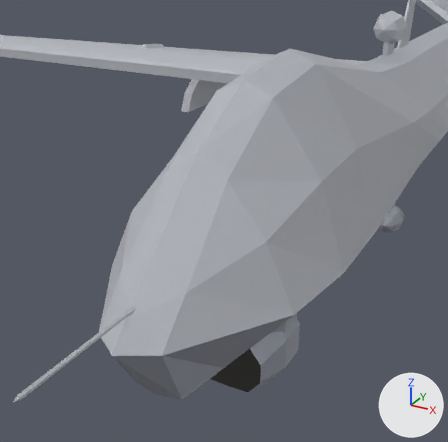
Renders of the Blender file resources/MQ-9v2.blend from each side of a commit.
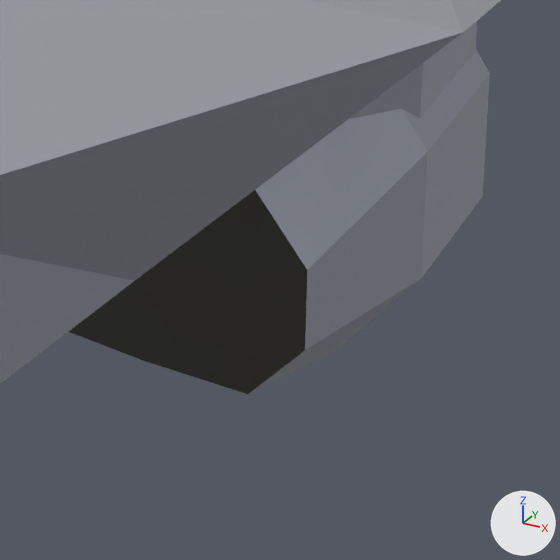
Each version appears first from a 50 mm camera at (1.282, -7.192, 1.401) aimed at (-0.175, -4.543, 0.077), and next in a close-up on the part from 44% to 70% of the width and 70% to 97% of the height. Lighting does not change. The marker at lower right points along +X, +Y and +Z.

In view in the first close-up: 'Cube', 'Sensor'.
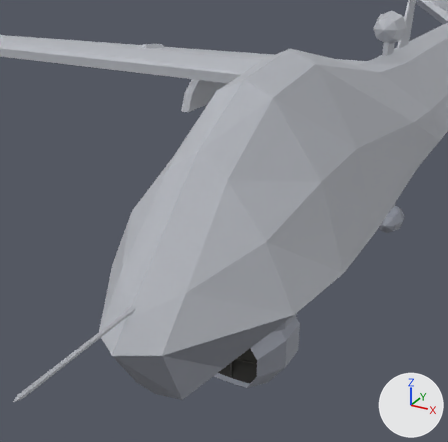
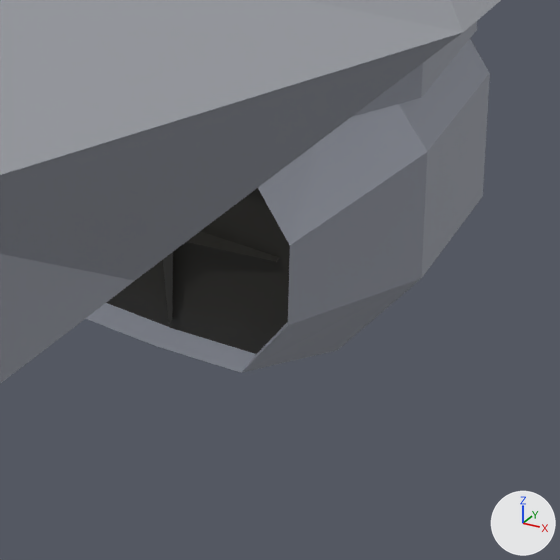
The change, as a diff of the scene's bpy script:
```diff
--- a/resources/MQ-9v2.blend.py
+++ b/resources/MQ-9v2.blend.py
@@ me_icosphere @@
 # used by ob_sensor; location = (0.0, -4.591, -0.549); scale = (1.04, 1.04, 1.04)
-me_icosphere.from_pydata(...)  # 41 vertices, 41 faces; spans x -0.254..0.254, y -0.24..0.293, z -0.262..0.272
+me_icosphere.from_pydata(...)  # 87 vertices, 91 faces; spans x -0.254..0.254, y -0.212..0.293, z -0.262..0.272
+# me_icosphere part 1
+# 1 face is deleted
+# 10 vertices move from x -0.193..0.193, y -0.24, z -0.17..0.109 to x -0.159..0.159, y -0.212, z -0.17..0.109
+# 28 vertices are added at x -0.131..0.131, y -0.212..-0.115, z -0.158..0.103
+# 10 new vertices lie (0.0, 0.036, 0.0) away from vertices in x -0.193..0.193, y -0.24, z -0.17..0.109
+# 8 new vertices lie (0.0, 0.055, 0.0) away from vertices in x -0.131..0.131, y -0.184, z -0.158..0.103
+# 51 new faces join them
 me_icosphere.materials.append(mat_material_005)
```

Location of each change, (x1, y1, x2, y2) in pixels of the close-ups (560 x 560 px):
'Sensor', reshaped
    before: (69, 50, 490, 394)
    after: (85, 39, 490, 373)
part 1 of me_icosphere, built on
    before: (69, 109, 425, 394)
    after: (85, 104, 425, 373)
